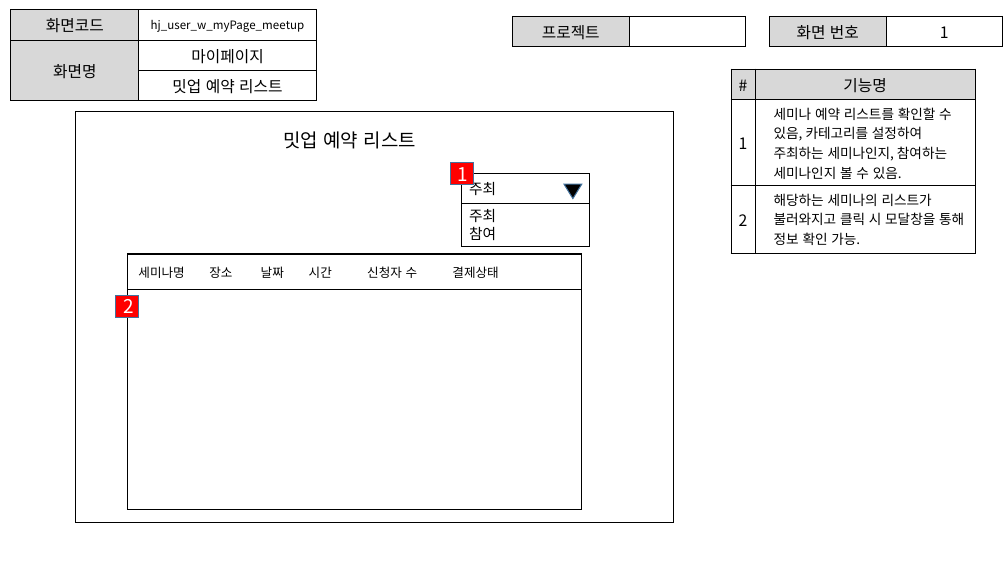
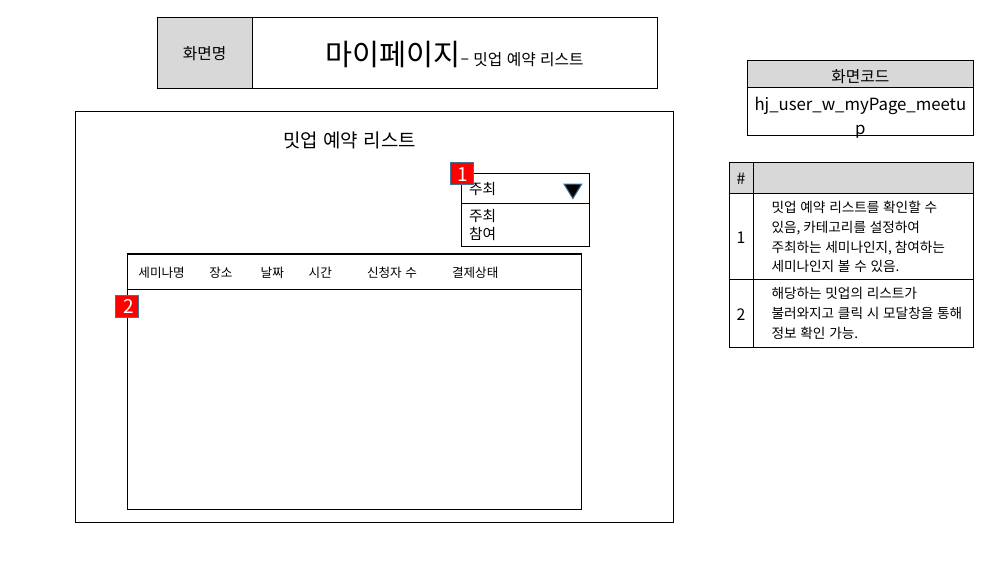
Before and after one commit to ezenteam2/e-Zone, a slide deck: slide 15 of 0 발표용 파워포인트/project05 - 파워포인트 종합 - 형준.pptx. Drawn at 1008x567 pixels with LibreOffice and Linux fonts; fonts in the diff are those of the drawing. Boxes give left, top, right and bottom in pixels: in the first picture for what was removed or moved away, otherwise in the second. Text is boxed around its words. In the diff, an @@ line names an element or a change of style, - is before the commit and + after.

```diff
--- a/0 발표용 파워포인트/project05 - 파워포인트 종합 - 형준.pptx
+++ b/0 발표용 파워포인트/project05 - 파워포인트 종합 - 형준.pptx
@@ table at (157, 17, 657, 88) @@
-row 1: 화면코드 | hj_user_w_myPage_meetup
-row 2: 화면명 | 마이페이지
-row 3:  | 밋업 예약 리스트
+row 1: 화면명 | 마이페이지– 밋업 예약 리스트
@@ table: place and size @@
-table at (11, 10, 316, 98)
+table at (157, 17, 657, 88)
@@ table removed at (513, 17, 746, 43), 1 rows, 2 columns @@
-프로젝트 | 
@@ table removed at (770, 17, 1003, 44), 1 rows, 2 columns @@
-화면 번호 | 1
@@ table added at (747, 61, 974, 119), 2 rows, 1 columns @@
+화면코드
+hj_user_w_myPage_meetup
@@ table at (729, 163, 973, 343) @@
-row 1, column 2: 기능명
+row 1, column 2: 
-row 2, column 2: 세미나 예약 리스트를 확인할 수 있음, 카테고리를 설정하여 주최하는 세미나인지, 참여하는 세미나인지 볼 수 있음.
+row 2, column 2: 밋업 예약 리스트를 확인할 수 있음, 카테고리를 설정하여 주최하는 세미나인지, 참여하는 세미나인지 볼 수 있음.
-row 3, column 2: 해당하는 세미나의 리스트가 불러와지고 클릭 시 모달창을 통해 정보 확인 가능.
+row 3, column 2: 해당하는 밋업의 리스트가 불러와지고 클릭 시 모달창을 통해 정보 확인 가능.
@@ table: place and size @@
-table at (731, 70, 975, 249)
+table at (729, 163, 973, 343)
```
Also in this commit, not shown: 30 other slides changed, 1 slide removed.
